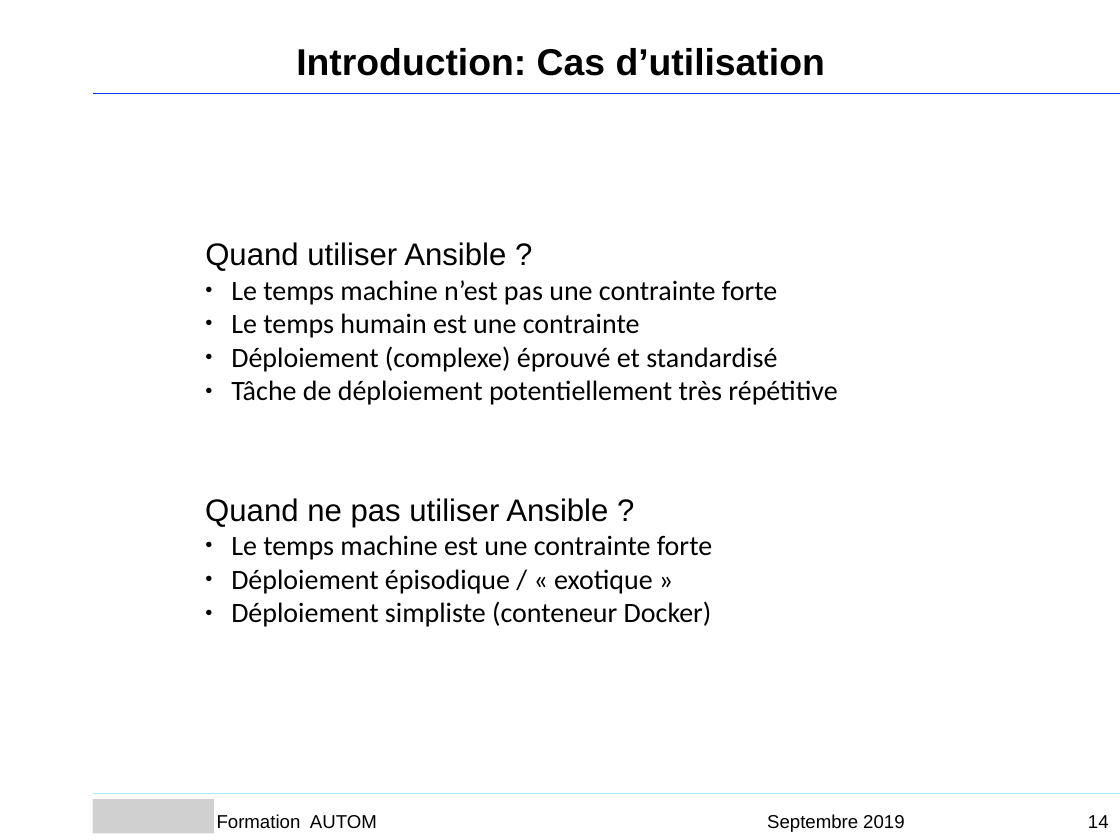
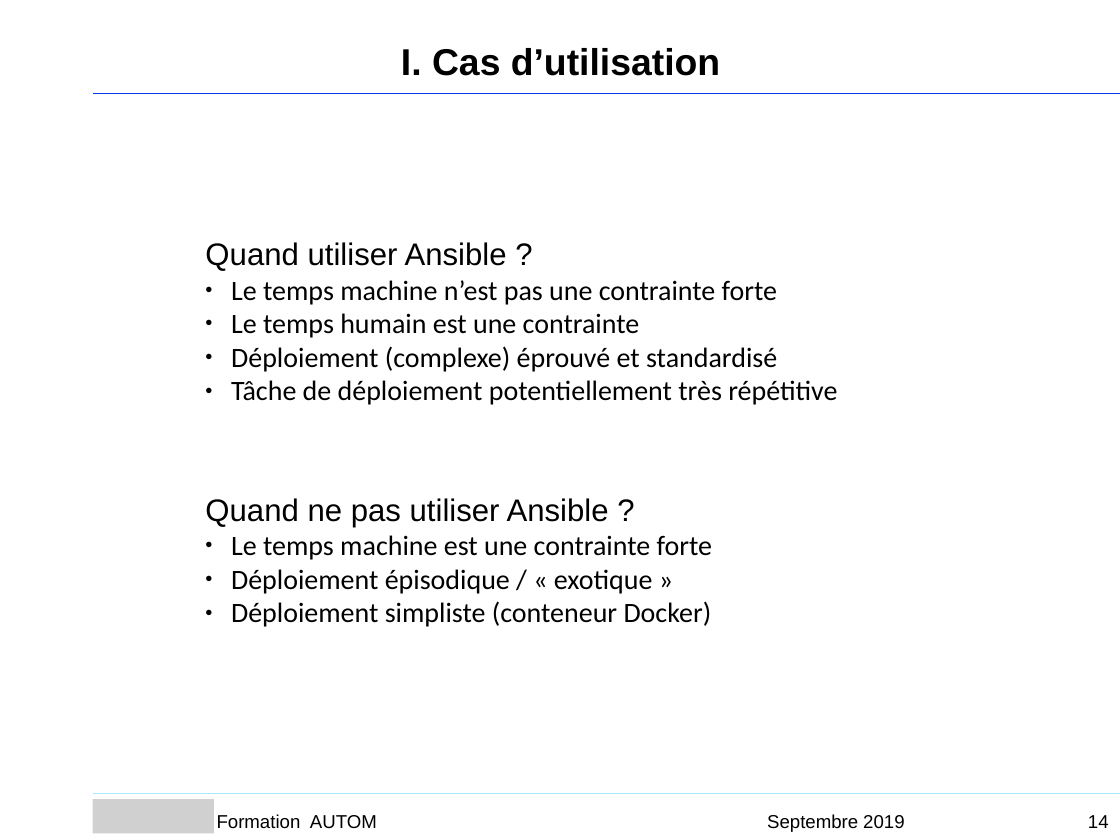
Before and after one commit to Sputnik93/cours_ansible, a slide deck: slide 14 of Ansible_support_cours_AGO.ppt. Drawn at 1120x840 pixels with LibreOffice and Linux fonts; fonts in the diff are those of the drawing; grey boxes stand for pictures; background and template pictures are left out. Boxes give left, top, right and bottom in pixels: in the first picture for what was removed or moved away, otherwise in the second. Text is boxed around its words. In the diff, an @@ line names an element or a change of style, - is before the commit and + after.

```diff
--- a/Ansible_support_cours_AGO.ppt
+++ b/Ansible_support_cours_AGO.ppt
@@ text at (401, 48, 720, 76): text changed @@
-Introduction: Cas d’utilisation
+I. Cas d’utilisation
```
Also in this commit, not shown: 32 other slides changed, 1 slide removed.
